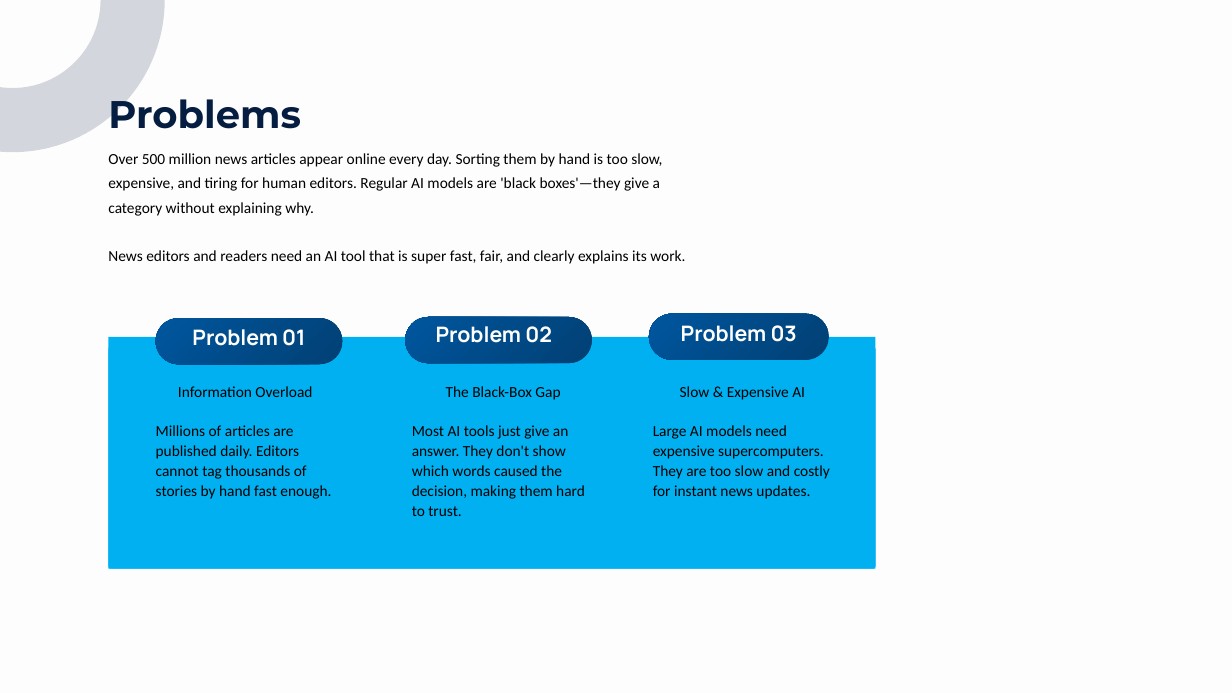
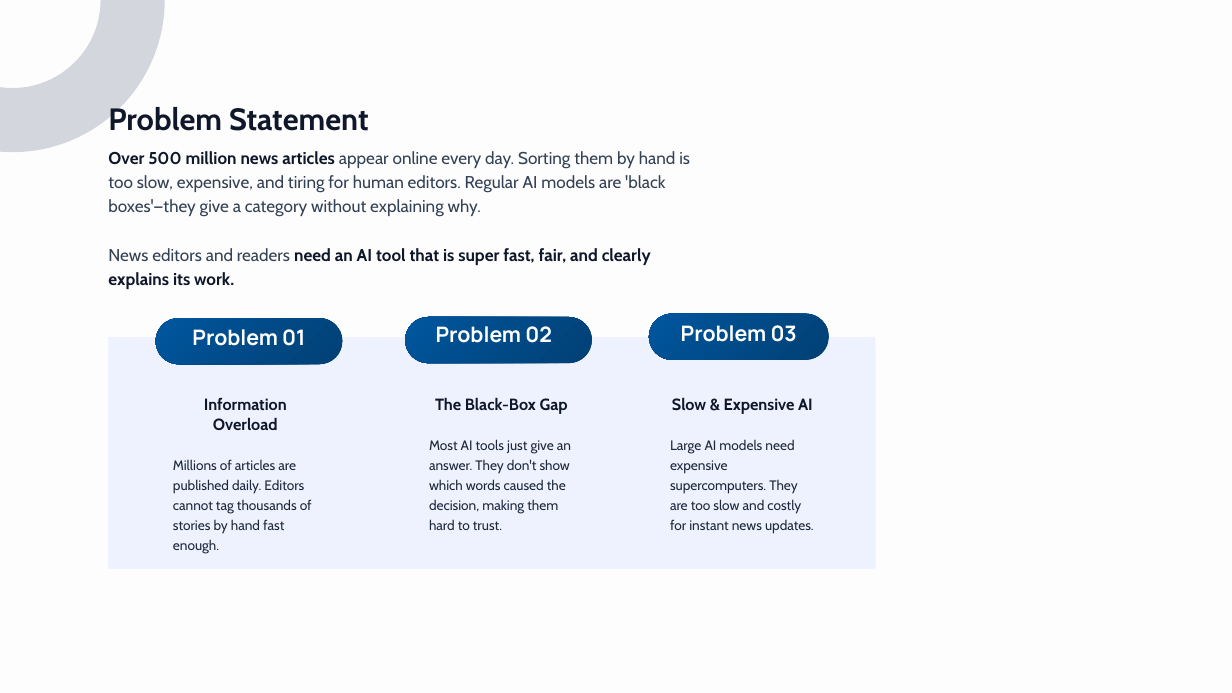
Before and after one commit to Abhijeet0848/NewsLens, a slide deck: slide 4 of docs/NewsScope_Presentation.pptx. Drawn at 1232x693 pixels with LibreOffice and Linux fonts; fonts in the diff are those of the drawing. Boxes give left, top, right and bottom in pixels: in the first picture for what was removed or moved away, otherwise in the second. Text is boxed around its words. In the diff, an @@ line names an element or a change of style, - is before the commit and + after.

```diff
--- a/docs/NewsScope_Presentation.pptx
+++ b/docs/NewsScope_Presentation.pptx
@@ text at [108,103,369,131]: text changed; size 45 to 36 pt; font Montserrat to Cabin; text colour #051D40 to #0F172A @@
-Problems
+Problem Statement
@@ text "Over 500 million news articles ..." at [108,151,690,289]: size 18 to 20 pt, font Calibri to Cabin; text colour #000000 to #0F172A, bold on in "Over 500 million news articles", "need an AI tool that is super ..."; text colour #000000 to #334155 in "appear online every day. Sorting them by ...", "News editors and readers" @@
@@ freeform shape at [108,346,875,569]: fill #00B0F0 to #EEF2FF @@
@@ rectangle at [108,337,875,569]: fill #00B0F0 to #EEF2FF @@
@@ text "Information Overload" at [173,398,312,554]: size 18 to 19 pt, text colour #000000 to #0F172A, bold on in "Information Overload"; font Calibri to Cabin; size 18 to 16 pt, text colour #000000 to #1E293B in "Millions of articles are published daily. Editors ..." @@
@@ text "The Black-Box Gap" at [429,397,571,530]: size 18 to 19 pt, text colour #000000 to #0F172A, bold on in "The Black-Box Gap"; font Calibri to Cabin; size 18 to 16 pt, text colour #000000 to #1E293B in "Most AI tools just give an answer. ..." @@
@@ text "Slow & Expensive AI" at [670,397,814,534]: size 18 to 19 pt, text colour #000000 to #0F172A, bold on in "Slow & Expensive AI"; font Calibri to Cabin; size 18 to 16 pt, text colour #000000 to #1E293B in "Large AI models need expensive supercomputers. They ..." @@
```
Also in this commit, not shown: 2 other files.
